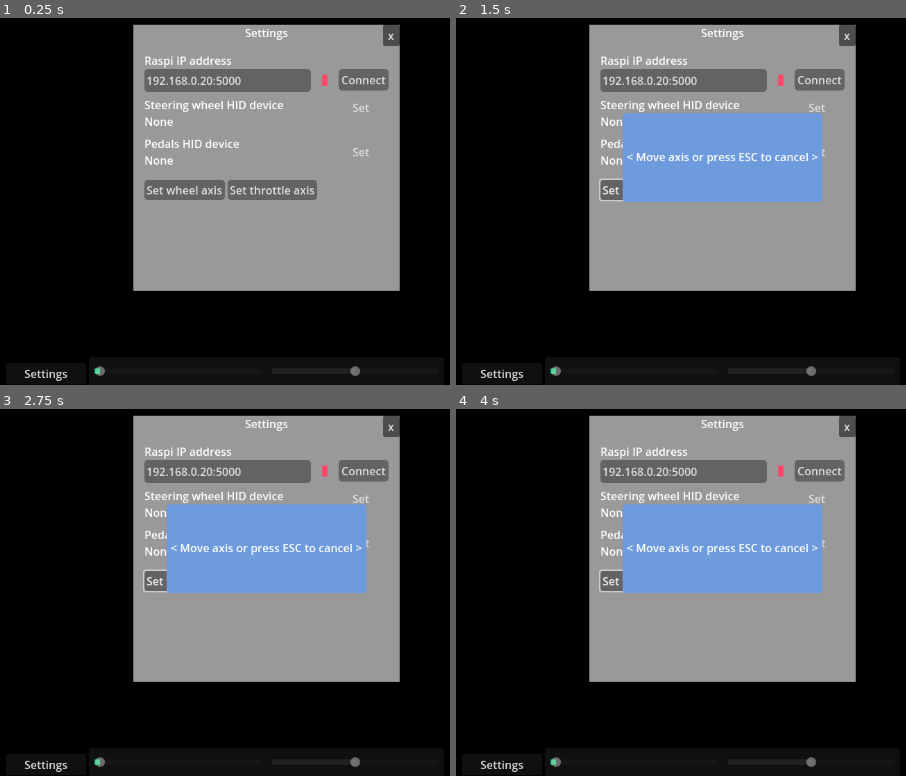
Above: before the commit, frames 1-4 (two rows, left to right).
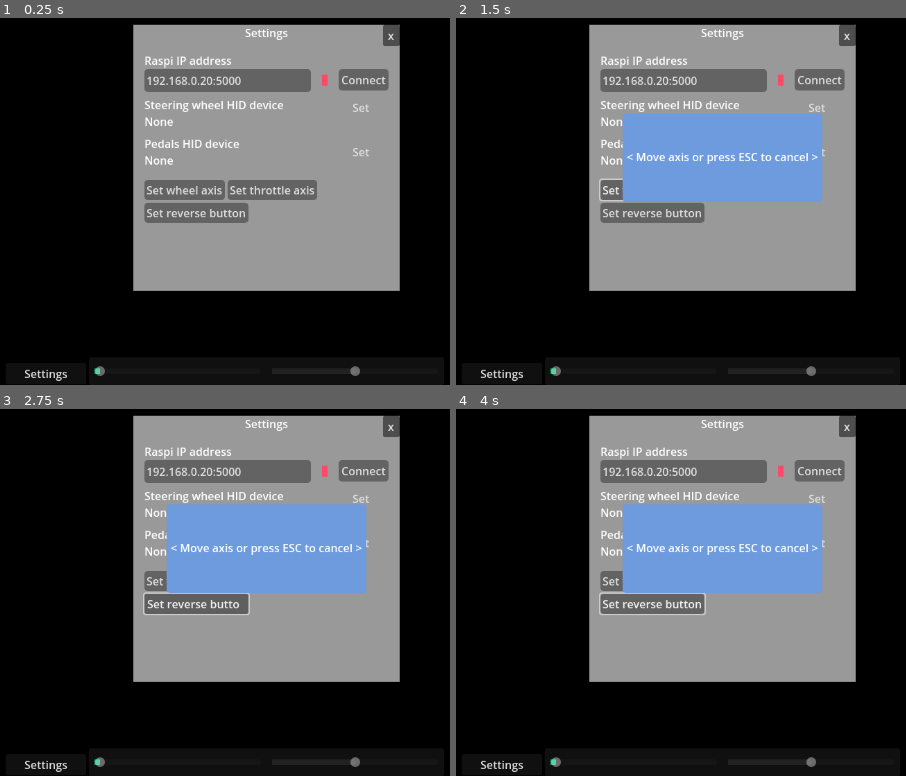
Above: after the commit, the same moments.

Repository: jaakaappi/fpv-car
Game: Godot game, scene res://main.tscn
Two runs of this game, one before a commit and one after it. Both use one fixed random seed, a clock stepped at 60 frames per second and the inputs below.
Inputs (mouse positions are in pixels of both pictures, inside the frame that each line leads up to):
- Up to frame 1 (0.25 s): no input
- Up to frame 2 (1.5 s): click "Set wheel axis" at 0.5 s; click "Set throttle axis" at 1.25 s
- Up to frame 3 (2.75 s): click (198, 603) at 2 s, where only the run after the commit has a clickable "Set reverse button"
- Up to frame 4 (4 s): click "Set" at 2.75 s; click "Set" at 3.5 s

The runs differ from the first frame. In frame 1, 1.2% of the frame differs, in the area x 32-56%, y 50-56%; in frame 2, 1.2%; in frame 3, 1.4%, in the area x 31-56%, y 43-57%; in frame 4, 1.4%.

Commit message:
Added reversing

Diff:
--- a/fpv-client/ButtonPopup.gd
+++ b/fpv-client/ButtonPopup.gd
@@ -8,3 +8,6 @@
 		if event is InputEventJoypadButton:
 			callback.call(control_name, event.button_index)
 			self.visible = false
+		if event is InputEventKey:
+			callback.call(control_name, event.keycode)
+			self.visible = false
--- a/fpv-client/Menu.gd
+++ b/fpv-client/Menu.gd
@@ -87,13 +87,13 @@
 			main.set_throttle_axis(axis)
 	print("set ", control_name, " to axis", axis)
 
-#func on_set_button_pressed(control_name):
-#	button_popup.callback = set_button
-#	button_popup.control_name = control_name
-#	button_popup.visible = true
-#
-#func set_button(control_name: String, button: int):
-#	match control_name:
-#		"reverse":
-#			reverse_button_number = button
-#	print("set ", control_name, " to button", button)
+func on_set_button_pressed(control_name):
+	button_popup.callback = set_button
+	button_popup.control_name = control_name
+	button_popup.visible = true
+
+func set_button(control_name: String, button):
+	match control_name:
+		"reverse":
+			main.set_reverse_button(button)
+	print("set ", control_name, " to button", button)
--- a/fpv-client/main.gd
+++ b/fpv-client/main.gd
@@ -7,6 +7,7 @@
 var pedals_hid = -1
 var wheel_axis = -1
 var throttle_axis = -1
+var reverse_button = -1
 #var reverse_button_number = ""
 
 var udp_ip = ""
@@ -18,6 +19,9 @@
 
 var current_steering_value = 0.0
 var current_throttle_value = 0.0
+var current_reverse_value = false
+
+var reverse_timeout_timestamp = 0
 
 # Called when the node enters the scene tree for the first time.
 func _ready():
@@ -40,6 +44,18 @@
 			if event.device == wheel_hid && event.axis == wheel_axis:
 				steering_slider.value = event.axis_value*50
 				current_steering_value = event.axis_value*50
+
+	# todo move inside wheel hid
+	if event is InputEventJoypadButton:
+		if event.device == wheel_hid && event.button_index == reverse_button:
+			current_reverse_value = true
+	if event is InputEventKey:
+		if event.keycode == reverse_button:
+			print(event)
+			current_reverse_value = event.pressed
+			if(event.pressed):
+				reverse_timeout_timestamp = Time.get_ticks_msec()
+
 	if pedals_hid != -1 && throttle_axis != -1:
 		if event is InputEventJoypadMotion:
 			event = event as InputEventJoypadMotion
@@ -54,10 +70,15 @@
 
 	var throttle_data = PackedByteArray()
 	throttle_data.resize(4)
-	throttle_data.encode_float(0, current_throttle_value)
-	print(current_throttle_value, throttle_data)
+	throttle_data.encode_float(0, current_throttle_value if !current_reverse_value else 0)
 
-	udp_client.put_packet(steering_data+throttle_data)
+	var reverse_data = PackedByteArray()
+	reverse_data.resize(4)
+	reverse_data.encode_float(0, 1.0 if current_reverse_value else 0)
+
+	print(throttle_data, reverse_data)
+
+	udp_client.put_packet(steering_data+throttle_data+reverse_data)
 
 func try_connect(ip: String, port: int):
 	var result = udp_client.connect_to_host(ip, port)
@@ -85,3 +106,7 @@
 func set_throttle_axis(axis):
 	print("pedals axis", axis)
 	self.throttle_axis = axis
+
+func set_reverse_button(button):
+	print("reverse button", button)
+	self.reverse_button = button
--- a/fpv-client/main.tscn
+++ b/fpv-client/main.tscn
@@ -186,10 +186,9 @@
 text = "Set throttle axis"
 
 [node name="Button3" type="Button" parent="Menu/FlowContainer"]
-visible = false
-layout_mode = 2
-theme_override_styles/normal = SubResource("StyleBoxFlat_nxx4c")
-text = "Set brake axis"
+layout_mode = 2
+theme_override_styles/normal = SubResource("StyleBoxFlat_nxx4c")
+text = "Set reverse button"
 
 [node name="Button4" type="Button" parent="Menu/FlowContainer"]
 visible = false
@@ -338,6 +337,7 @@
 [connection signal="pressed" from="Menu/Button2" to="Menu" method="on_connect_pressed"]
 [connection signal="pressed" from="Menu/FlowContainer/Button" to="Menu" method="on_set_axis_pressed" binds= ["wheel"]]
 [connection signal="pressed" from="Menu/FlowContainer/Button2" to="Menu" method="on_set_axis_pressed" binds= ["throttle"]]
+[connection signal="pressed" from="Menu/FlowContainer/Button3" to="Menu" method="on_set_button_pressed" binds= [&"reverse"]]
 [connection signal="pressed" from="Menu/FlowContainer/Button4" to="Menu" method="on_set_button_pressed" binds= ["reverse"]]
 [connection signal="pressed" from="Menu/MenuButton" to="Menu" method="on_wheel_hid_pressed"]
 [connection signal="pressed" from="Menu/MenuButton2" to="Menu" method="on_pedals_hid_pressed"]
--- a/fpv-client/project.godot
+++ b/fpv-client/project.godot
@@ -17,7 +17,6 @@
 
 [display]
 
-window/size/mode=2
 window/size/transparent=true
 
 [rendering]
Not shown, changed: car/main.py
